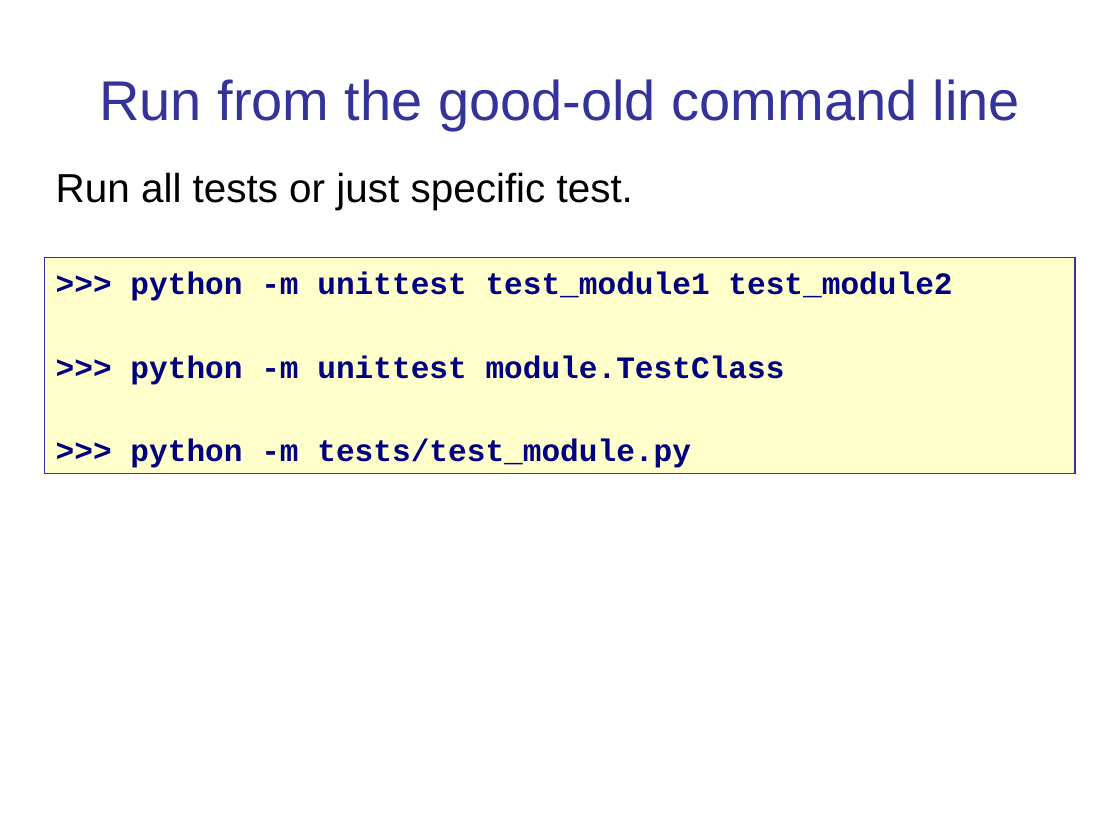
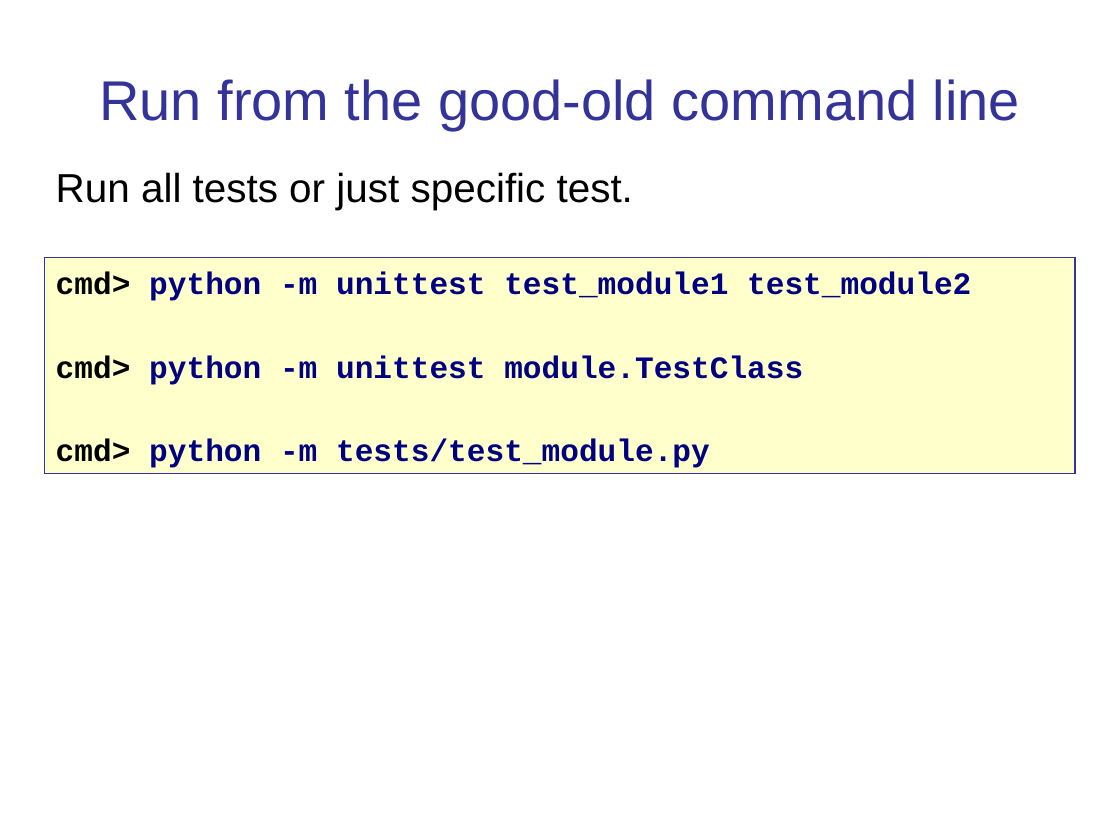
Before and after one commit to cpske/ISP, a slide deck: slide 5 of testing/PythonUnitTest.ppt. Drawn at 1120x840 pixels with LibreOffice and Linux fonts; fonts in the diff are those of the drawing. Boxes give left, top, right and bottom in pixels: in the first picture for what was removed or moved away, otherwise in the second. Text is boxed around its words. In the diff, an @@ line names an element or a change of style, - is before the commit and + after.

```diff
--- a/testing/PythonUnitTest.ppt
+++ b/testing/PythonUnitTest.ppt
@@ text in rectangle at (x1=56, y1=272, x2=971, y2=468): text changed @@
->>> python -m unittest test_module1 test_module2
->>> python -m unittest module.TestClass
->>> python -m tests/test_module.py
+cmd> python -m unittest test_module1 test_module2
+cmd> python -m unittest module.TestClass
+cmd> python -m tests/test_module.py
```
Also in this commit, not shown: 5 other slides changed, 1 slide added, 23 other files.
